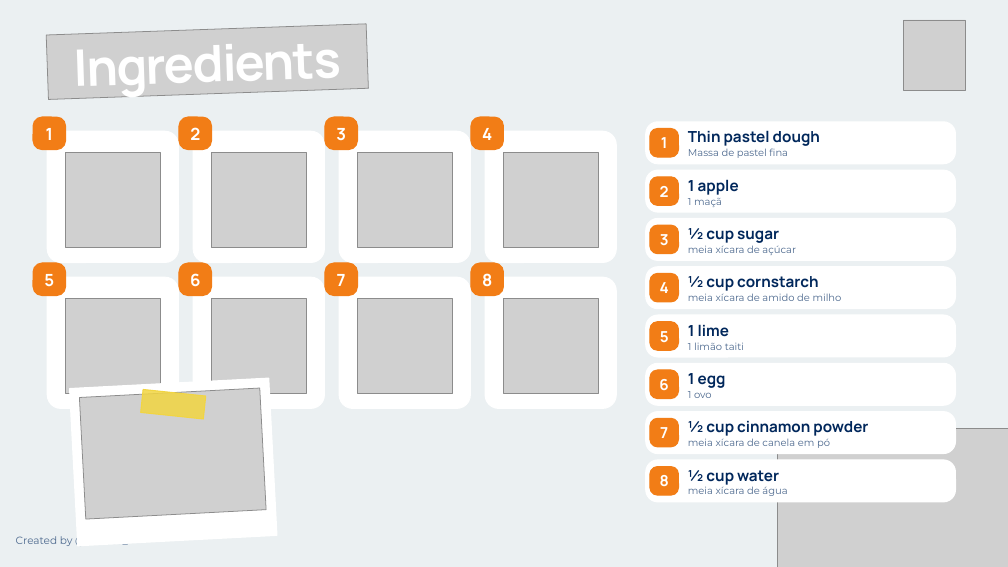
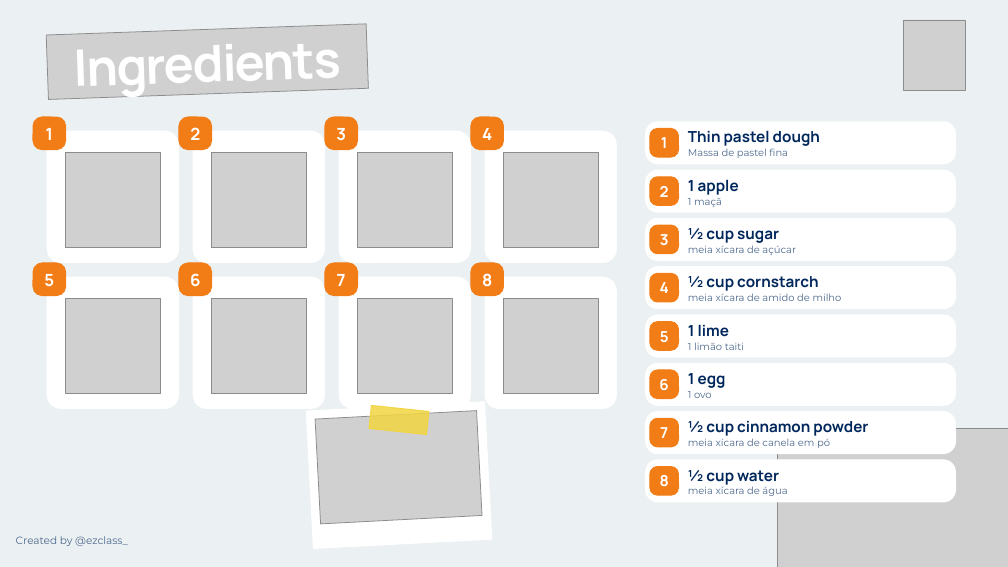
Before and after one commit to ezclassbr/cooking-class, a slide deck: slide 2 of art/deck/apple-pie-cooking-class.pptx. Drawn at 1008x567 pixels with LibreOffice and Linux fonts; fonts in the diff are those of the drawing; grey boxes stand for pictures. Boxes give left, top, right and bottom in pixels: in the first picture for what was removed or moved away, otherwise in the second. Text is boxed around its words. In the diff, an @@ line names an element or a change of style, - is before the commit and + after.

```diff
--- a/art/deck/apple-pie-cooking-class.pptx
+++ b/art/deck/apple-pie-cooking-class.pptx
@@ picture removed at bbox=[79, 388, 266, 519] @@
@@ rectangle: place and size @@
-rectangle at bbox=[69, 378, 277, 546]
+rectangle at bbox=[307, 402, 492, 549]
@@ rectangle at bbox=[307, 402, 492, 549]: proportions changed @@
@@ picture added at bbox=[315, 411, 482, 524] @@
@@ rectangle: place and size @@
-rectangle at bbox=[141, 389, 206, 419]
+rectangle at bbox=[369, 405, 429, 435]
```
Also in this commit, not shown: 2 other slides changed, 2 other files.
